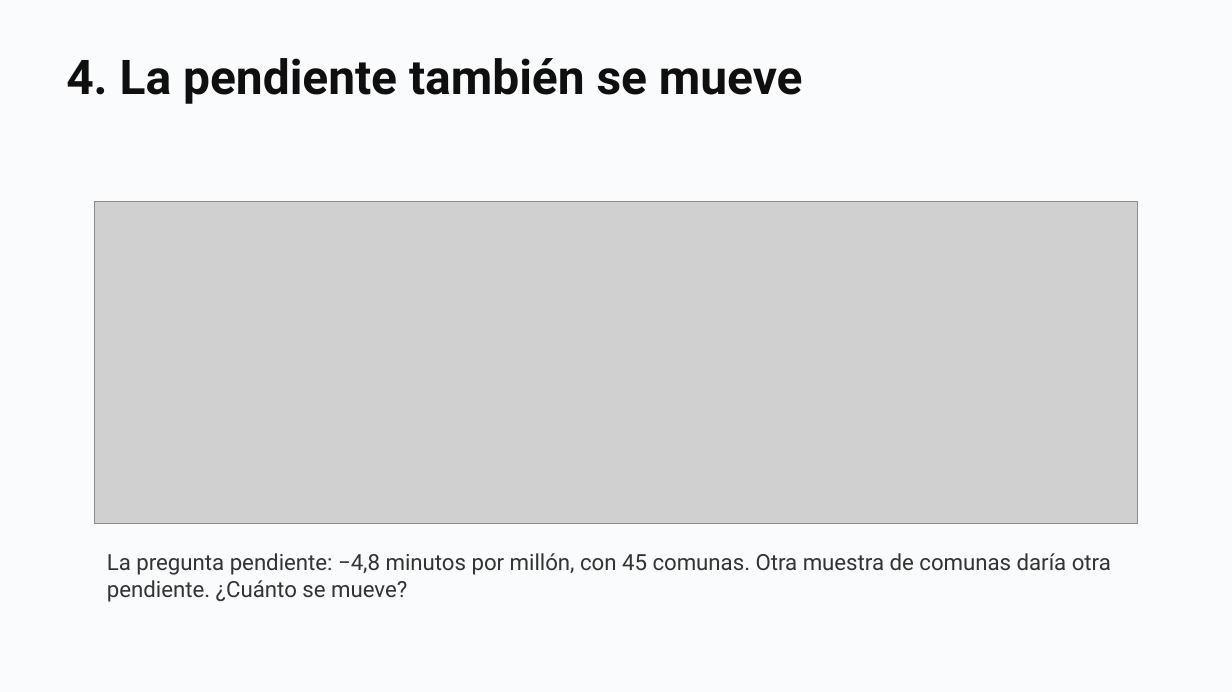
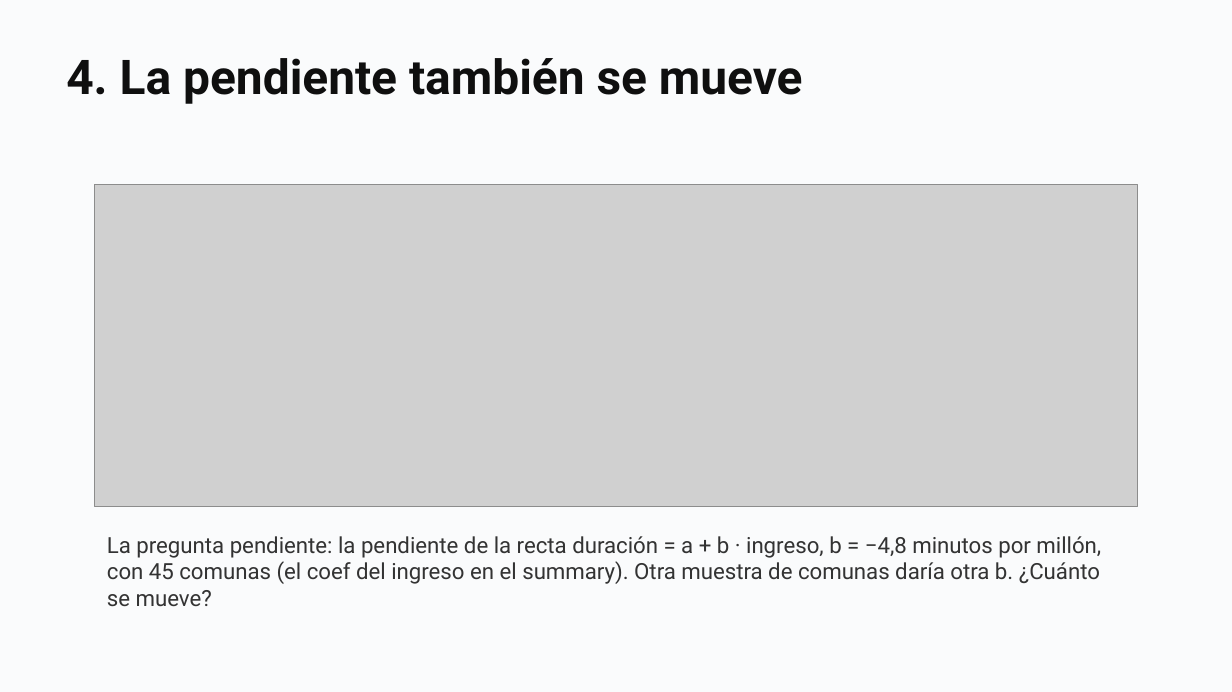
Before and after one commit to daniopitz/diplomado-cdd, a slide deck: slide 21 of presentaciones/clase05_probabilidad_inferencia.pptx. Drawn at 1232x692 pixels with LibreOffice and Linux fonts; fonts in the diff are those of the drawing; grey boxes stand for pictures. Boxes give left, top, right and bottom in pixels: in the first picture for what was removed or moved away, otherwise in the second. Text is boxed around its words. In the diff, an @@ line names an element or a change of style, - is before the commit and + after.

```diff
--- a/presentaciones/clase05_probabilidad_inferencia.pptx
+++ b/presentaciones/clase05_probabilidad_inferencia.pptx
@@ picture: place and size @@
-picture at (94,202,1137,524)
+picture at (94,185,1137,506)
@@ text at (107,536,1101,606): text changed @@
-La pregunta pendiente: −4,8 minutos por millón, con 45 comunas. Otra muestra de comunas daría otra pendiente. ¿Cuánto se mueve?
+La pregunta pendiente: la pendiente de la recta duración = a + b · ingreso, b = −4,8 minutos por millón, con 45 comunas (el coef del ingreso en el summary). Otra muestra de comunas daría otra b. ¿Cuánto se mueve?
```
Also in this commit, not shown: 2 other slides changed, 3 other files.
